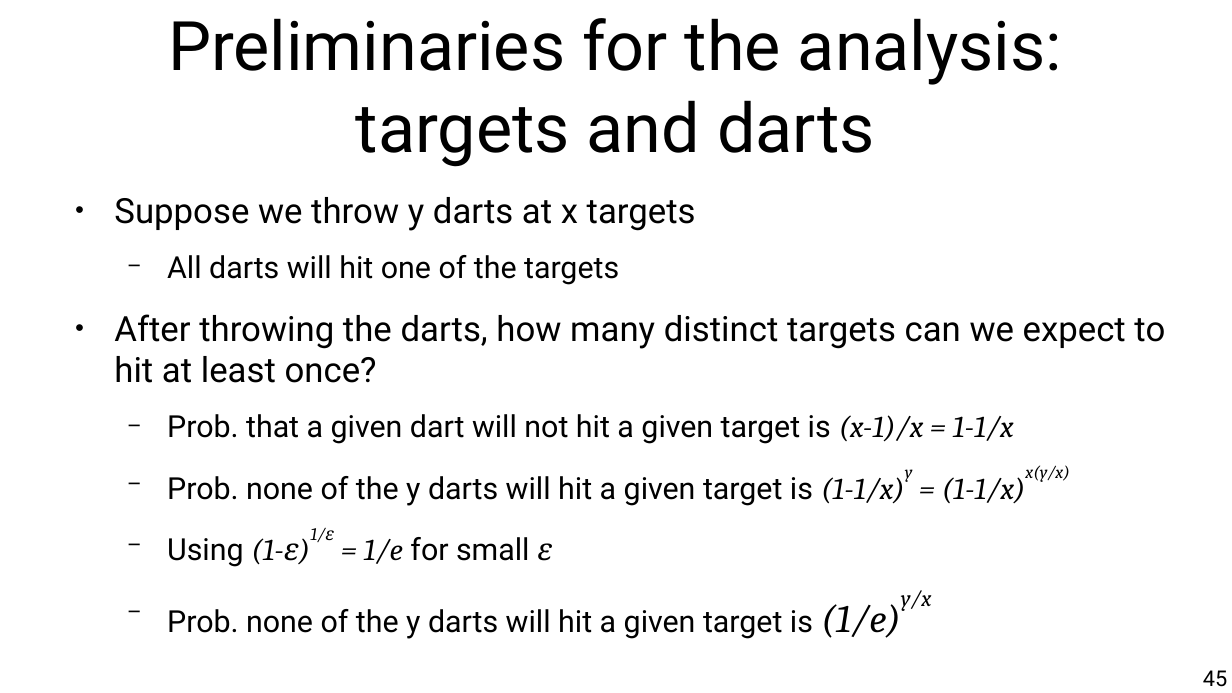
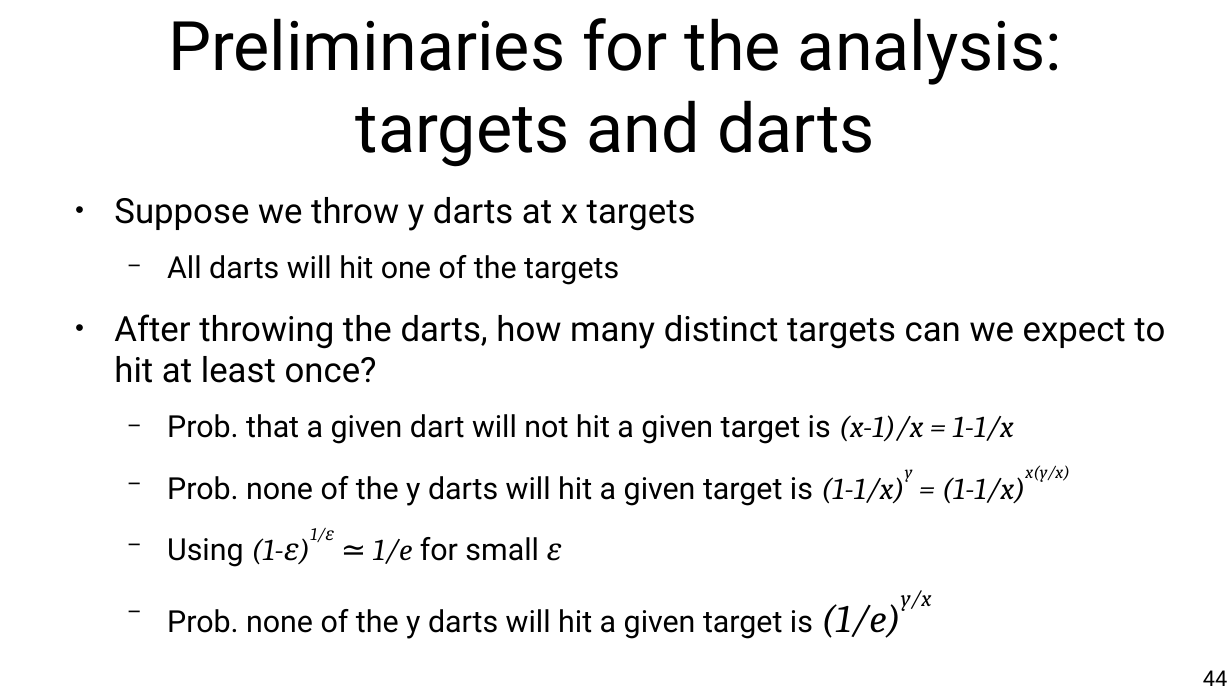
Before and after one commit to marco-calautti/data-mining-course, a slide deck: slide 44 of theory/tt10_streaming.odp (slide 45 before the commit). Drawn at 1232x693 pixels with LibreOffice and Linux fonts; fonts in the diff are those of the drawing. Boxes give left, top, right and bottom in pixels: in the first picture for what was removed or moved away, otherwise in the second. Text is boxed around its words. In the diff, an @@ line names an element or a change of style, - is before the commit and + after.

```diff
--- a/theory/tt10_streaming.odp
+++ b/theory/tt10_streaming.odp
@@ text at <box>167,527,562,567</box>: text changed @@
-  − Using (1-ε)1/ε = 1/e for small ε
+  − Using (1-ε)1/ε ≃ 1/e for small ε
@@ page number at <box>1203,670,1227,686</box>: text changed @@
-45
+44
```
Also in this commit, not shown: 2 other slides changed, 29 slides added, 4 slides removed.
